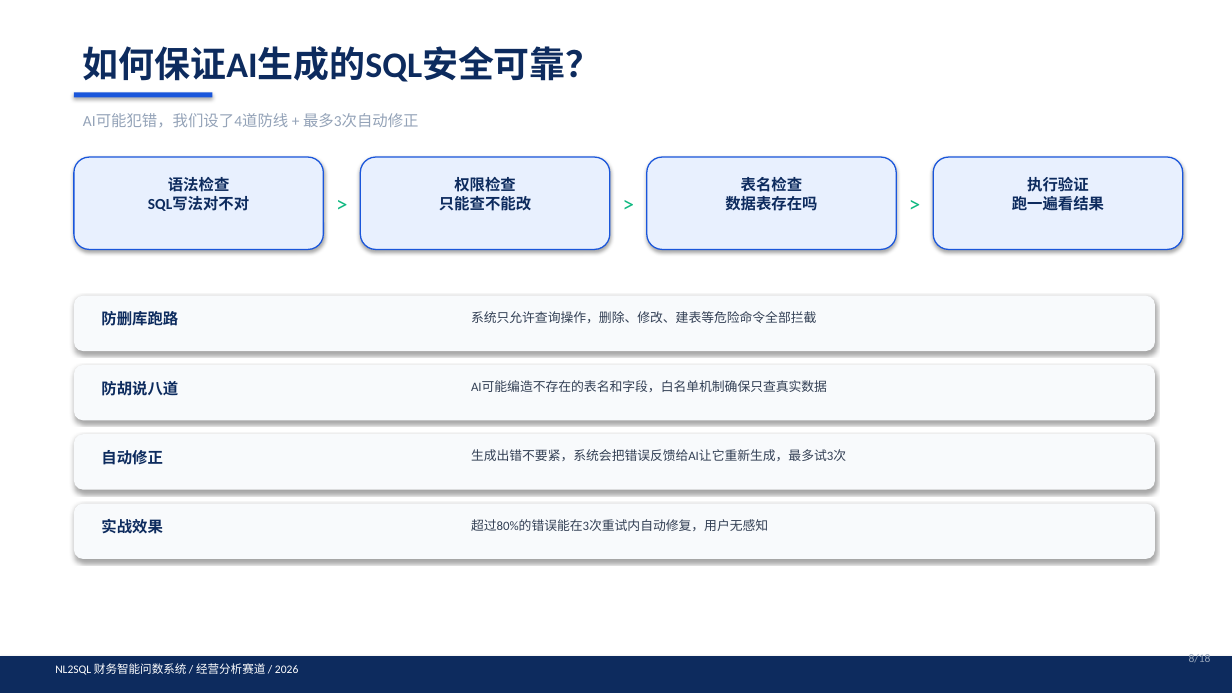
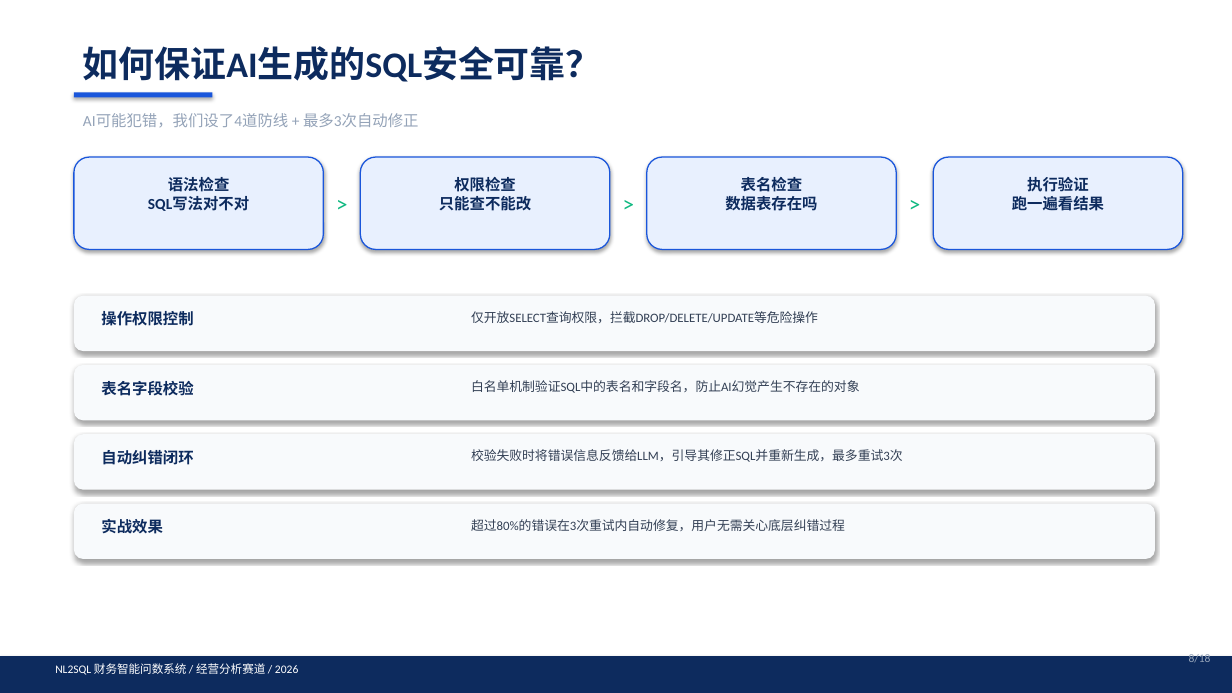
Before and after one commit to Jared-Nathan-Su/nlwsql-finance, a slide deck: slide 8 of docs/NL2SQL_答辩PPT.pptx. Drawn at 1232x693 pixels with LibreOffice and Linux fonts; fonts in the diff are those of the drawing. Boxes give left, top, right and bottom in pixels: in the first picture for what was removed or moved away, otherwise in the second. Text is boxed around its words. In the diff, an @@ line names an element or a change of style, - is before the commit and + after.

```diff
--- a/docs/NL2SQL_答辩PPT.pptx
+++ b/docs/NL2SQL_答辩PPT.pptx
@@ text at [101,311,193,326]: text changed @@
-防删库跑路
+操作权限控制
@@ text at [471,311,818,323]: text changed @@
-系统只允许查询操作，删除、修改、建表等危险命令全部拦截
+仅开放SELECT查询权限，拦截DROP/DELETE/UPDATE等危险操作
@@ text at [101,381,193,396]: text changed @@
-防胡说八道
+表名字段校验
@@ text at [471,380,860,393]: text changed @@
-AI可能编造不存在的表名和字段，白名单机制确保只查真实数据
+白名单机制验证SQL中的表名和字段名，防止AI幻觉产生不存在的对象
@@ text at [471,449,903,462]: text changed @@
-生成出错不要紧，系统会把错误反馈给AI让它重新生成，最多试3次
+校验失败时将错误信息反馈给LLM，引导其修正SQL并重新生成，最多重试3次
@@ text at [101,450,193,465]: text changed @@
-自动修正
+自动纠错闭环
@@ text at [471,519,845,531]: text changed @@
-超过80%的错误能在3次重试内自动修复，用户无感知
+超过80%的错误在3次重试内自动修复，用户无需关心底层纠错过程
```
Also in this commit, not shown: 1 other slide changed, 1 other file.
